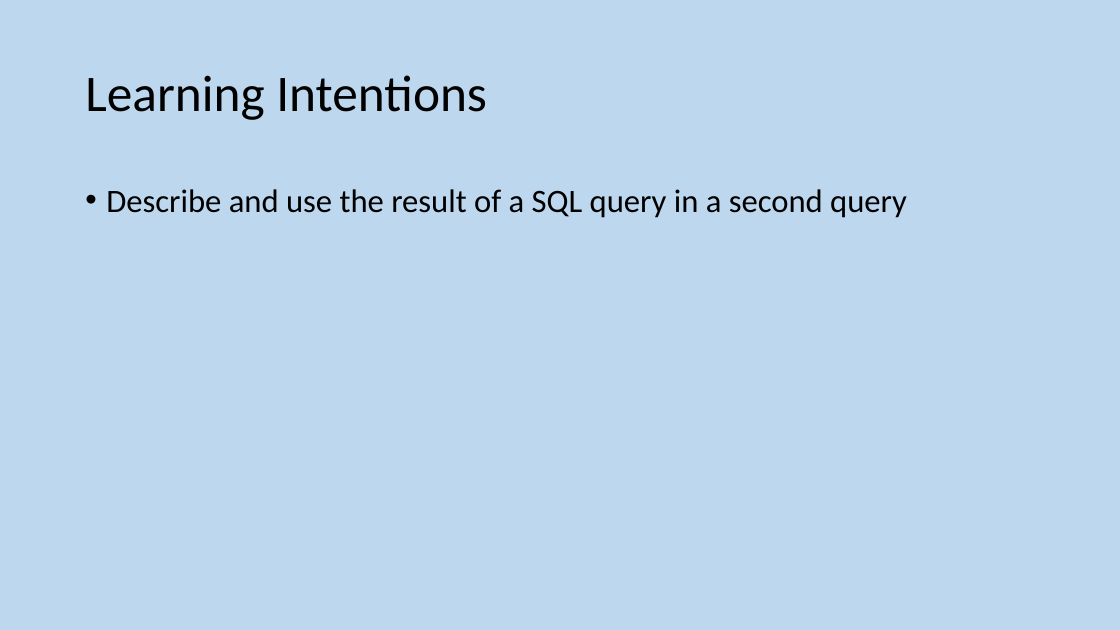
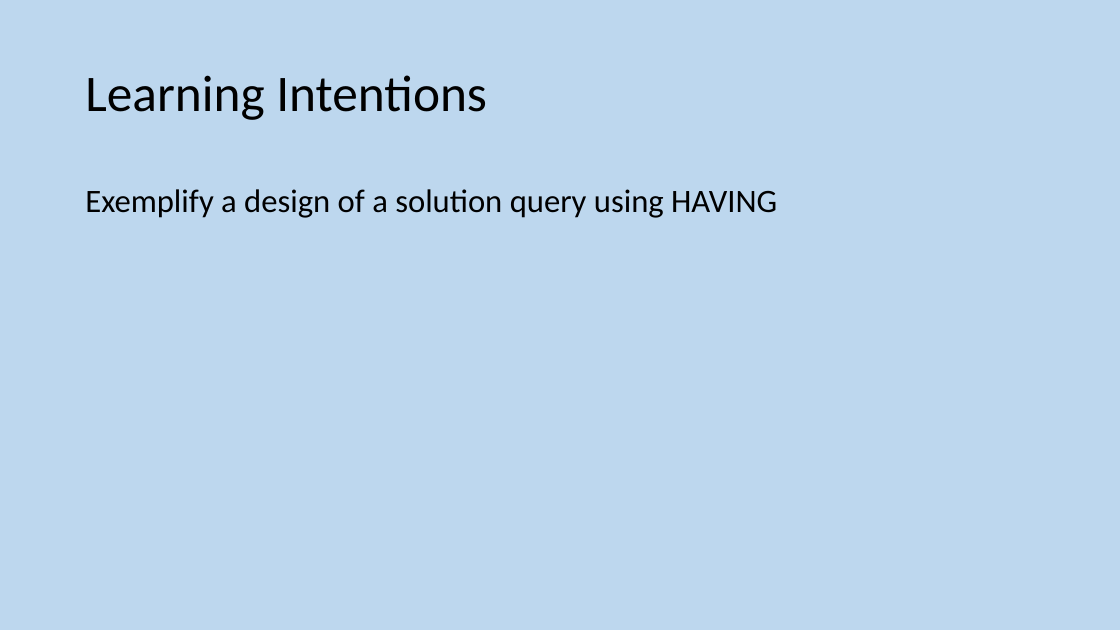
Before and after one commit to MrFriendCS/MrFriendCS.github.io, a slide deck: slide 20 of ah-cs/ddd/AH CS DDD Slides.pptx (slide 65 before the commit). Drawn at 1120x630 pixels with LibreOffice and Linux fonts; fonts in the diff are those of the drawing. Boxes give left, top, right and bottom in pixels: in the first picture for what was removed or moved away, otherwise in the second. Text is boxed around its words. In the diff, an @@ line names an element or a change of style, - is before the commit and + after.

```diff
--- a/ah-cs/ddd/AH CS DDD Slides.pptx
+++ b/ah-cs/ddd/AH CS DDD Slides.pptx
@@ text at [85, 189, 777, 218]: text changed @@
-• Describe and use the result of a SQL query in a second query
+Exemplify a design of a solution query using HAVING
```
Also in this commit, not shown: 14 other slides changed, 75 slides removed, 1 other file.
